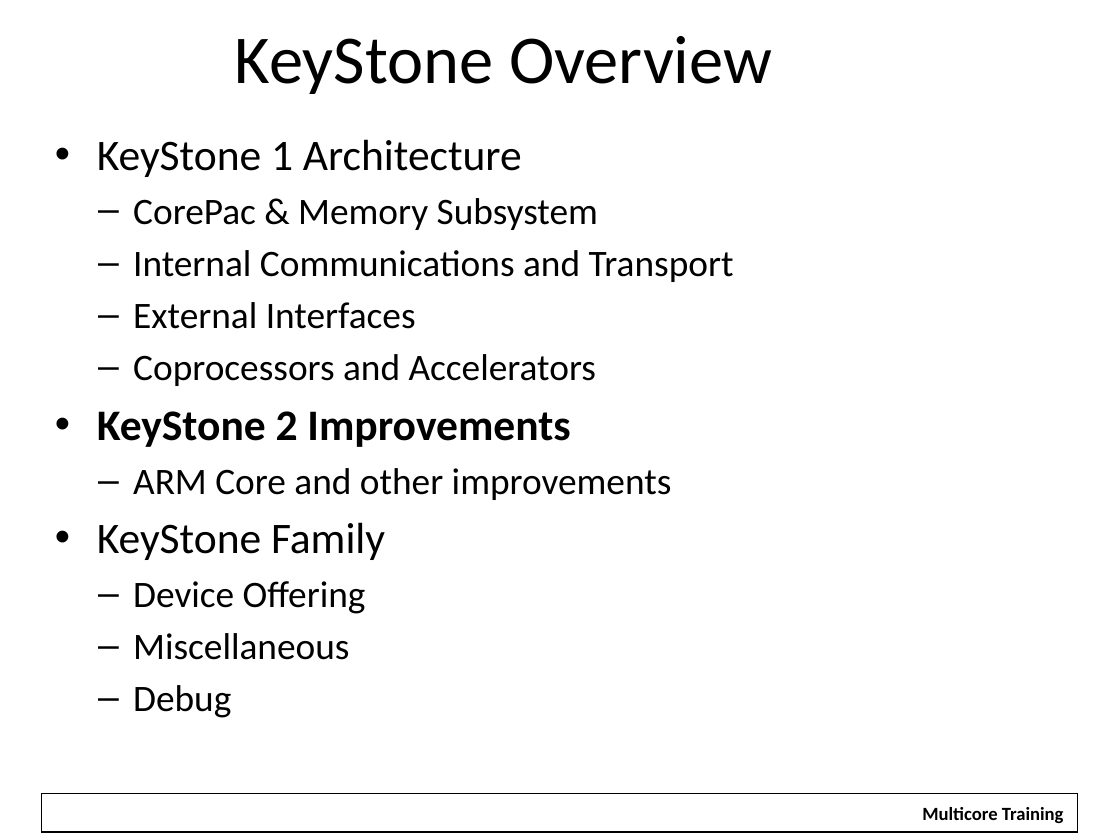
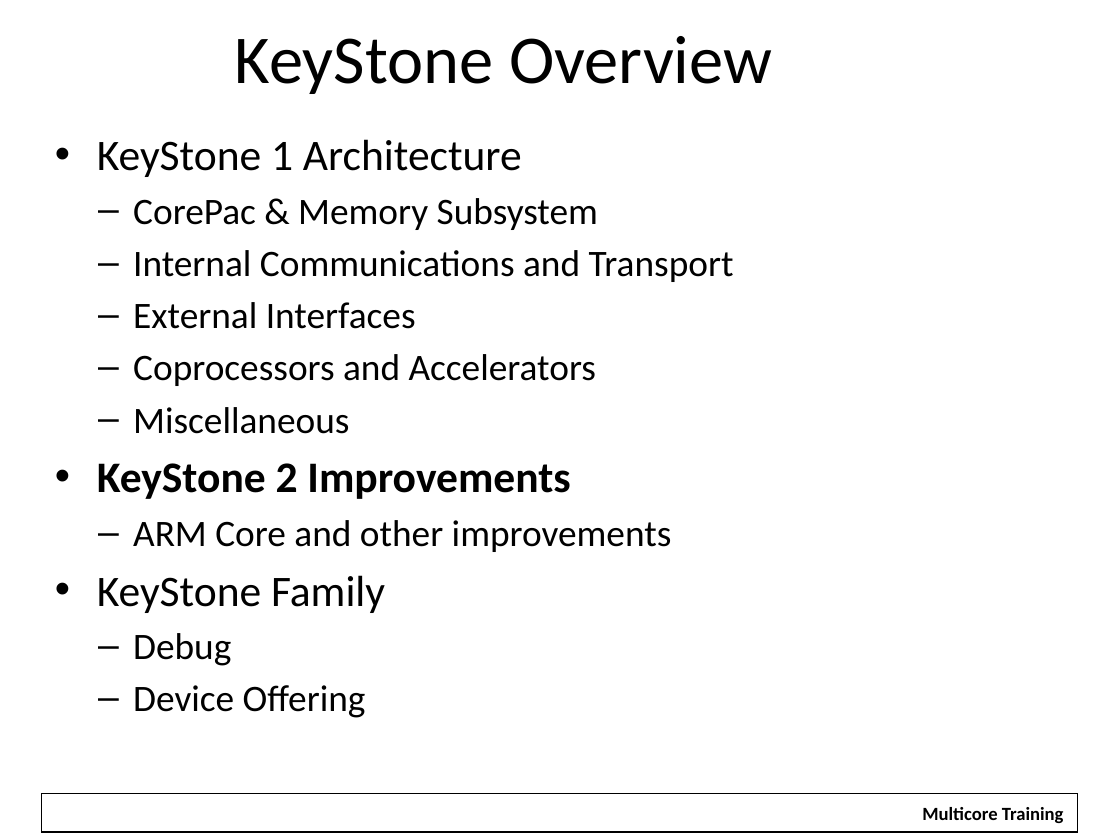
Before and after one commit to hari1989/keystone-workshop, a slide deck: slide 14 of preliminary/Working/presentations/KeyStone SoC Overview.pptx. Drawn at 1120x840 pixels with LibreOffice and Linux fonts; fonts in the diff are those of the drawing; background and template pictures are left out. Boxes give left, top, right and bottom in pixels: in the first picture for what was removed or moved away, otherwise in the second. Text is boxed around its words. In the diff, an @@ line names an element or a change of style, - is before the commit and + after.

Commit message:
Small change in agenda - move debug and misc.

```diff
--- a/preliminary/Working/presentations/KeyStone SoC Overview.pptx
+++ b/preliminary/Working/presentations/KeyStone SoC Overview.pptx
@@ text at bbox=[133, 407, 349, 434]: paragraph added @@
+  – Miscellaneous
@@ text at bbox=[133, 633, 231, 666]: paragraph added @@
+  – Debug
@@ text at bbox=[133, 633, 349, 718]: paragraphs removed @@
-  – Miscellaneous
-  – Debug
```
Also in this commit, not shown: 10 other slides changed.
